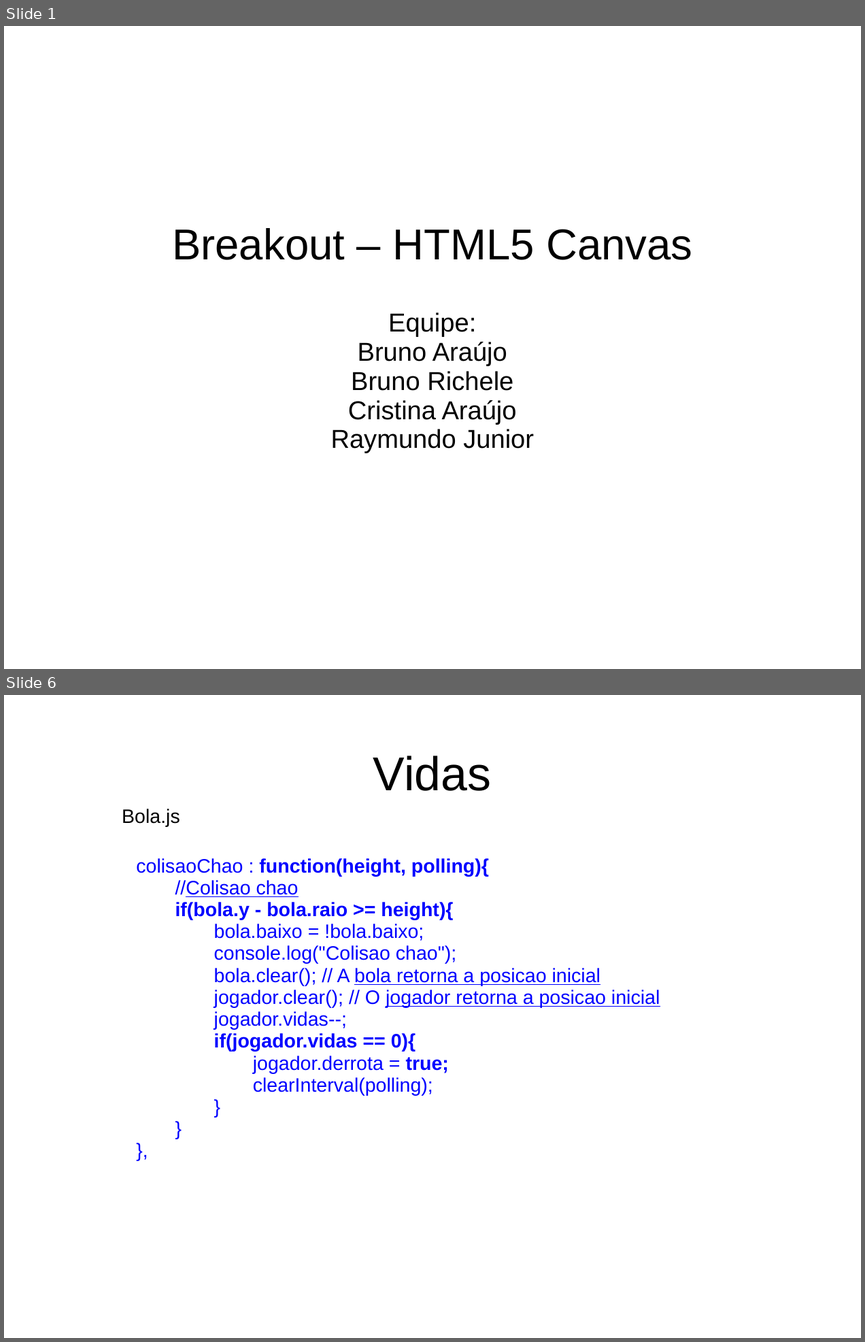
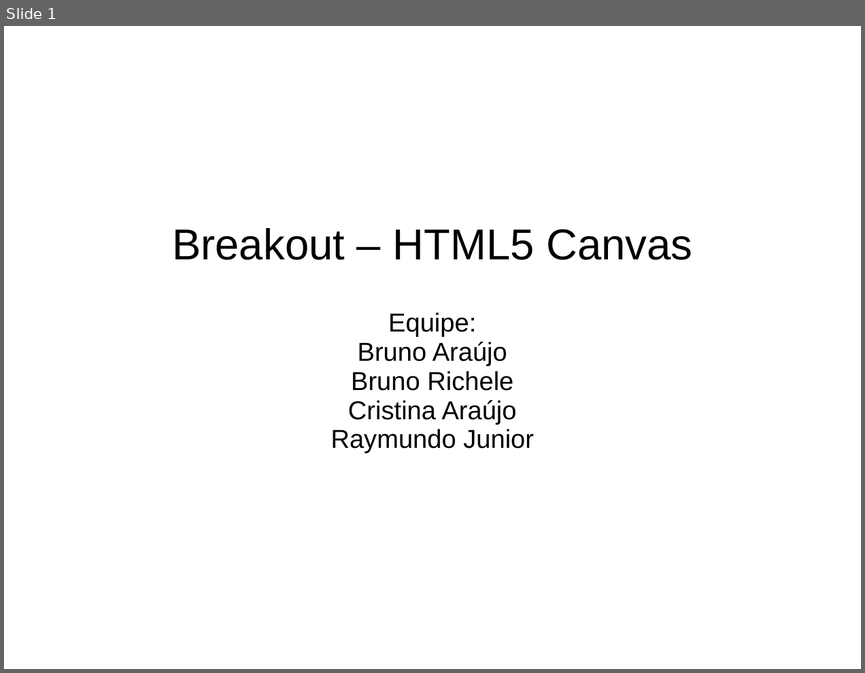
Before and after one commit to jucimarjr/posueagames, a slide deck: brunorichele/breakout/apres/breakout.ppt. Shown one above the other, each under a label of ours: slides 1 and 6 before the commit, slide 1 after it; the slides between them are not shown. The pictures are 865x1342 and 865x673 pixels, drawn with LibreOffice and Linux fonts; fonts in the diff are those of the drawing. Boxes give left, top, right and bottom in pixels: in the first picture for what was removed or moved away, otherwise in the second. Text is boxed around its words. In the diff, an @@ line names an element or a change of style, - is before the commit and + after.

```diff
--- a/brunorichele/breakout/apres/breakout.ppt
+++ b/brunorichele/breakout/apres/breakout.ppt
@@ slide 6 removed at (4,695,861,1338), background #FFFFFF @@
@@ title removed at (373,756,491,791) @@
-Vidas
@@ text removed at (122,809,180,827) @@
-Bola.js
@@ text removed at (136,858,660,1095) @@
-colisaoChao : function(height, polling){
-//Colisao chao
-if(bola.y - bola.raio >= height){
-bola.baixo = !bola.baixo;
-console.log("Colisao chao");
-bola.clear(); // A bola retorna a posicao inicial
-jogador.clear(); // O jogador retorna a posicao inicial
-jogador.vidas--;
-if(jogador.vidas == 0){
-jogador.derrota = true;
-clearInterval(polling);
-}
-}
-},
```
Also in this commit, not shown: 3 slides changed, 1 slide added, 13 other slides removed, 4 other files.
